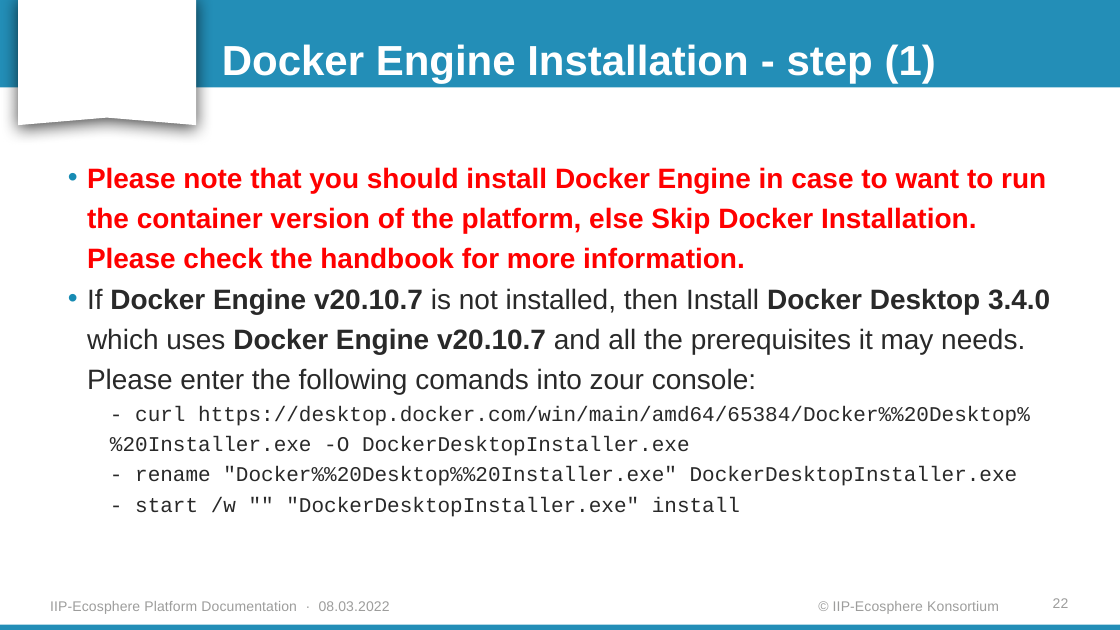
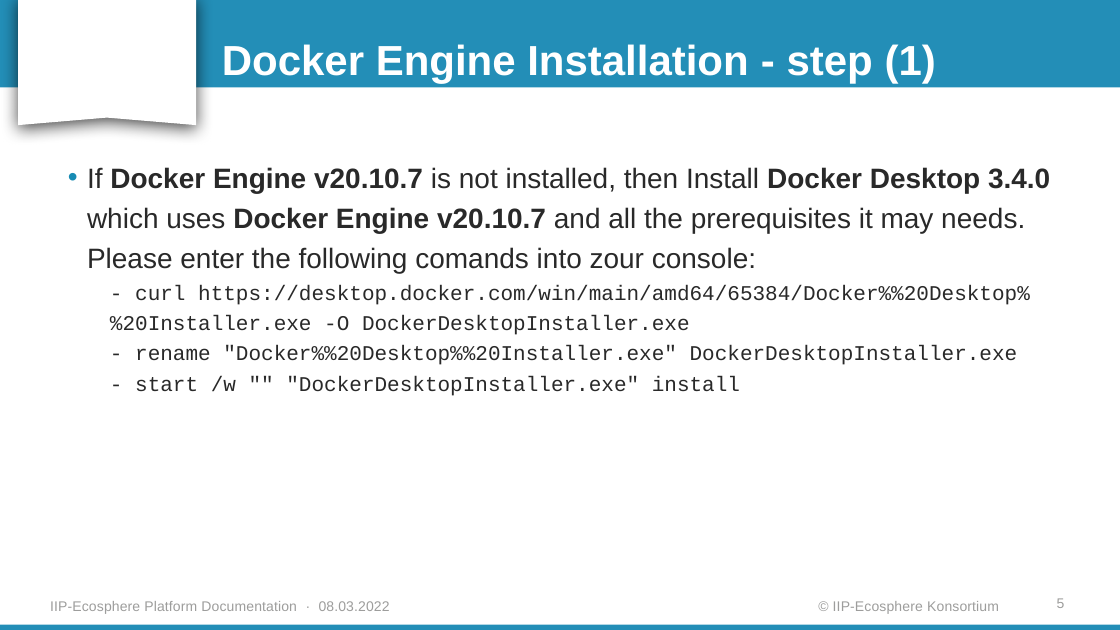
Before and after one commit to iip-ecosphere/platform, a slide deck: slide 5 of platform/documentation/Platform_Installation_Guide_for_Windows.pptx (slide 22 before the commit). Drawn at 1120x630 pixels with LibreOffice and Linux fonts; fonts in the diff are those of the drawing; background and template pictures are left out. Boxes give left, top, right and bottom in pixels: in the first picture for what was removed or moved away, otherwise in the second. Text is boxed around its words. In the diff, an @@ line names an element or a change of style, - is before the commit and + after.

Commit message:
Update the installation guide
The pre-defined Docker image and the full manual installation

```diff
--- a/platform/documentation/Platform_Installation_Guide_for_Windows.pptx
+++ b/platform/documentation/Platform_Installation_Guide_for_Windows.pptx
@@ text at box(87, 167, 1046, 269): paragraph removed @@
-• Please note that you should install Docker Engine in case to want to run the container version of the platform, else Skip Docker Installation. Please check the handbook for more information.
@@ page number at box(1057, 598, 1065, 608): text changed @@
-22
+5
```
Also in this commit, not shown: 11 other slides changed, 6 slides added, 2 slides removed, 3 other files.
